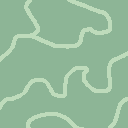
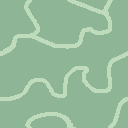
Before/after of a 128×128 layered artwork. What changed in the layer stack:
painted on "Layer 2" over [0, 0, 113, 128]
